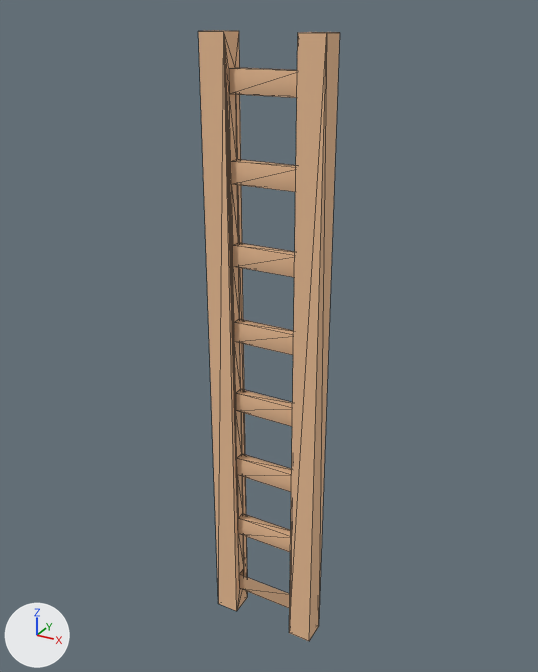
One commit to the OBJ model Assets/LevelAssets/Models/OBJ format/ladderLong.obj: the scene before it, then after it.
One viewpoint serves both versions: a 50 mm camera at (1.026, -1.855, 2.056) aimed at (-0.018, 0.043, 1.107). Arrows for +X, +Y and +Z are at lower left; the lights stay in place. Mesh edges are drawn as thin lines. Where no turn or scale is listed for an object, it has been applied to the vertices.

Before the edit, the objects in view are built like this:
```python
mat_wood = principled_material('wood')
mat_wood.base_color = (0.867, 0.533, 0.31)  # beige #efc197
mat_wood.roughness = 1.0
mat_wooddark = principled_material('woodDark')
mat_wooddark.base_color = (0.627, 0.384, 0.224)  # brown #d0a782
mat_wooddark.roughness = 1.0
me_ladderlong = bpy.data.meshes.new('ladderLong')
me_ladderlong.from_pydata(...)  # 80 vertices, 180 faces; spans x -0.19..0.19, y -0.04..0.04, z 0.0..2.0
# faces by material slot: [60, 116, 4]
me_ladderlong.materials.append(mat_wooddark)  # brown #d0a782
me_ladderlong.materials.append(mat_wood)  # beige #efc197
me_ladderlong.materials.append(mat_defaultmat)  # white #ffffff
ob_ladderlong = bpy.data.objects.new('ladderLong', me_ladderlong)
ob_ladderlong.location = (0.0, 0.0, 0.0)
```
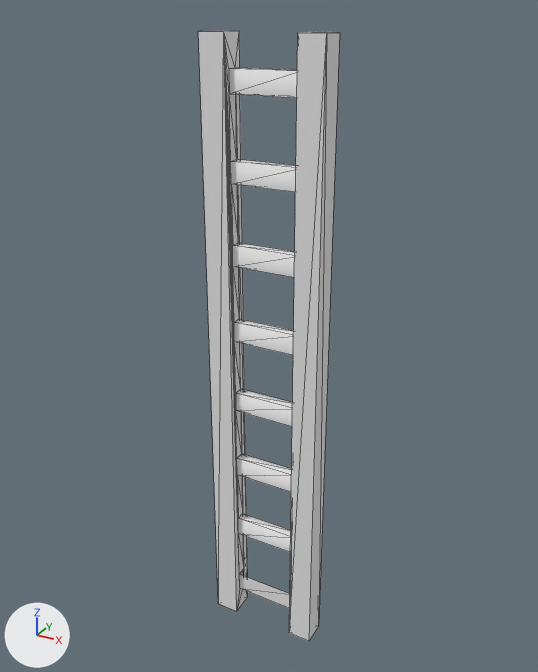
The change, as a list of edits to the scene's bpy script:
```text
Change mat_wooddark:
    mat_wooddark.base_color: (0.627, 0.384, 0.224) -> (0.8, 0.8, 0.8)  # brown #cfa782 -> white #e7e7e7
Change mat_wood:
    mat_wood.base_color: (0.867, 0.533, 0.31) -> (0.8, 0.8, 0.8)  # beige #efc197 -> white #e7e7e7
```

Pixel boxes [x1, y1, x2, y2] of what changed, in the pictures (538 x 672 px):
'ladderLong', recoloured (brown to white): [198, 30, 340, 641] in both
